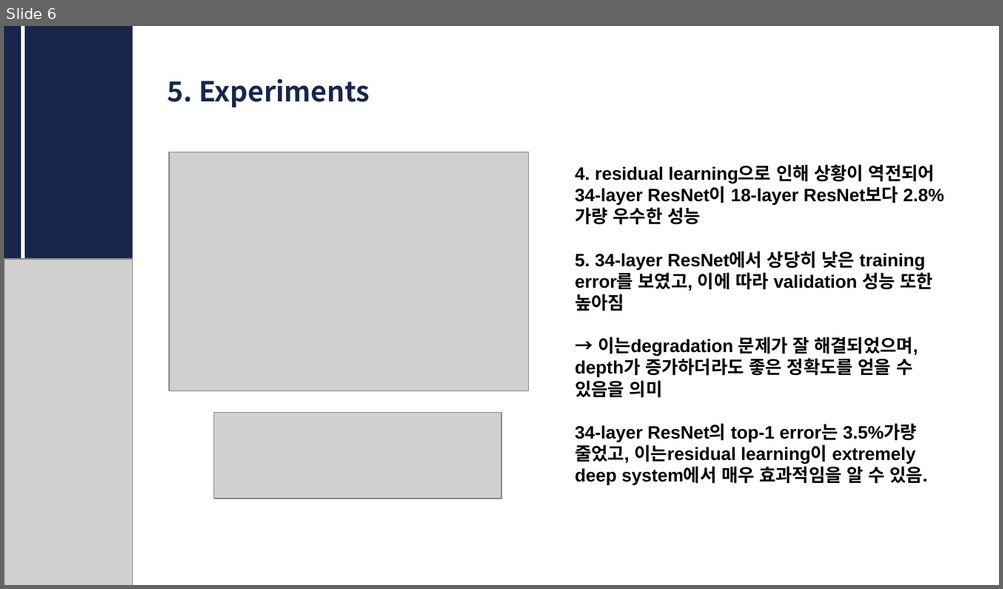
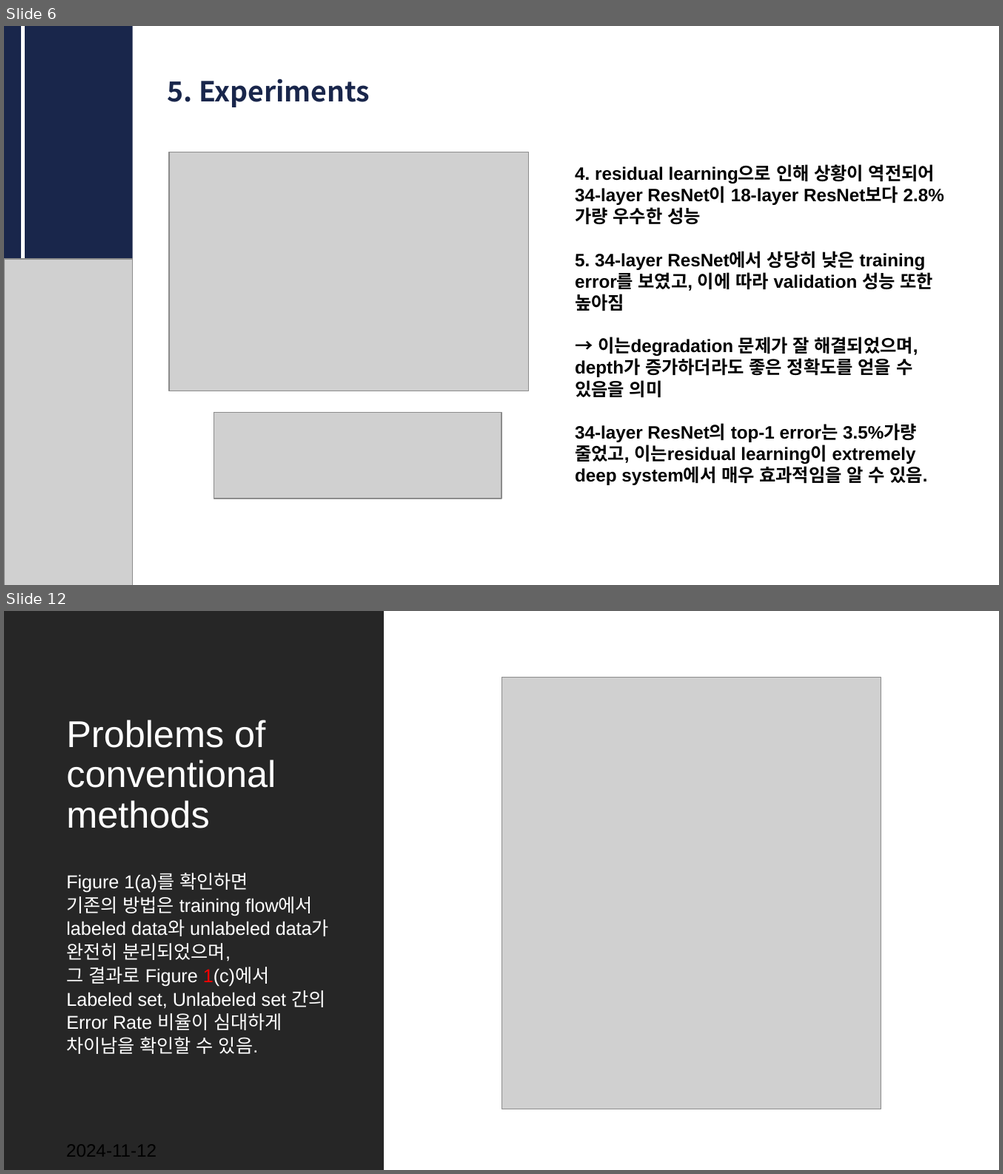
Before and after one commit to CUAI-CAU/2024-2_Study_CVReading_Team2, a slide deck: cv resnet.pptx. Shown one above the other, each under a label of ours: slide 6 before the commit, slides 6 and 12 after it; the slides between them are not shown. The pictures are 1003x589 and 1003x1174 pixels, drawn with LibreOffice and Linux fonts; fonts in the diff are those of the drawing; grey boxes stand for pictures. Boxes give left, top, right and bottom in pixels: in the first picture for what was removed or moved away, otherwise in the second. Text is boxed around its words. In the diff, an @@ line names an element or a change of style, - is before the commit and + after.

```diff
--- a/cv resnet.pptx
+++ b/cv resnet.pptx
@@ slide 12 added at box(4, 611, 999, 1170), background #FFFFFF @@
@@ rectangle added at box(4, 611, 384, 1170), fill #262626 @@
@@ picture added at box(501, 678, 880, 1109) @@
@@ title added at box(66, 720, 276, 829), 27 pt, text #FFFFFF @@
+Problems of conventional methods
@@ text added at box(66, 873, 329, 1054), 13.5 pt, text #FFFFFF @@
+Figure 1(a)를 확인하면
+기존의 방법은 training flow에서 labeled data와 unlabeled data가 완전히 분리되었으며,
+그 결과로 Figure 1(c)에서
+Labeled set, Unlabeled set 간의 Error Rate 비율이 심대하게 차이남을 확인할 수 있음.
@@ text added at box(66, 1142, 156, 1162), 12.9 pt, text #000000 @@
+2024-11-12
```
Also in this commit, not shown: 12 other slides added.
